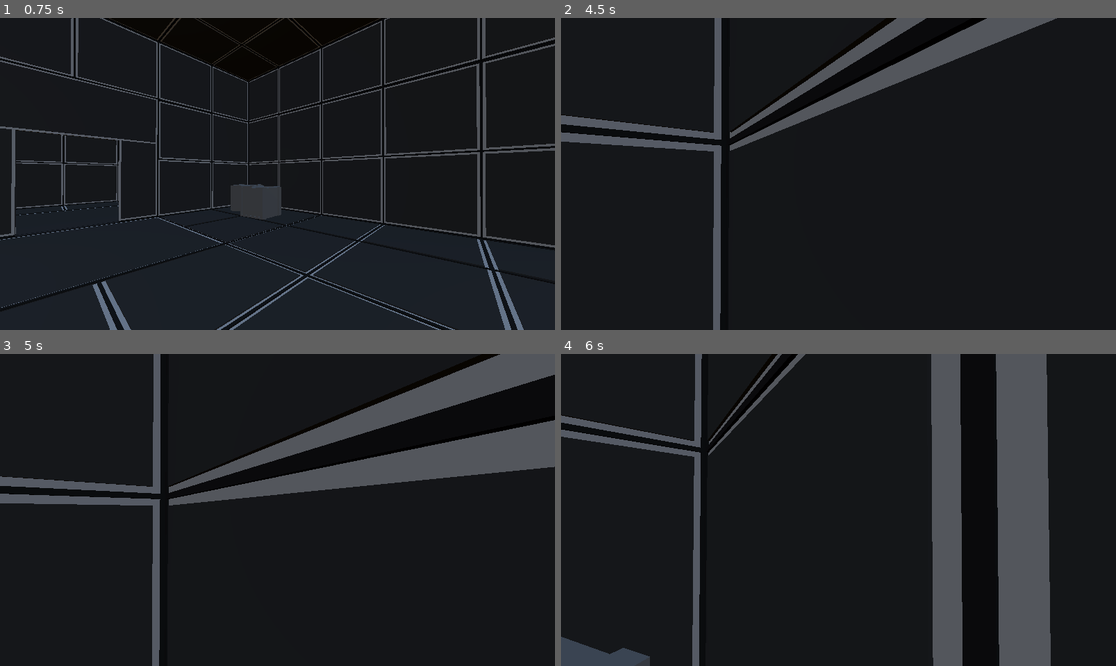
Above: before the commit, frames 1-4 (two rows, left to right).
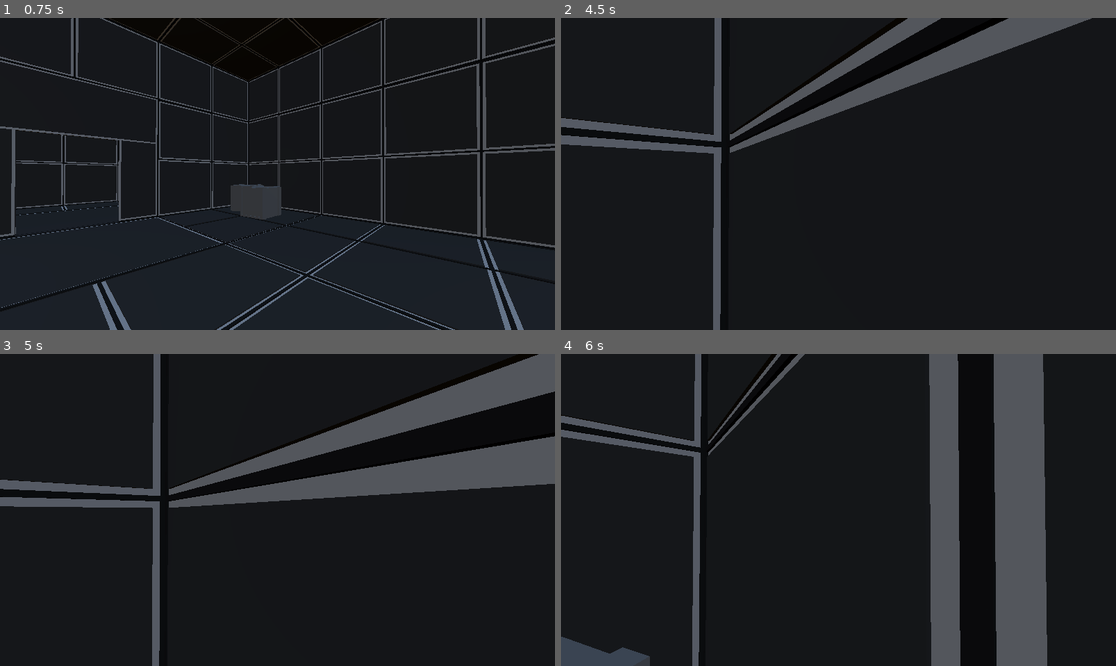
Above: after the commit, the same moments.

Repository: SaschaKreyling/Godot_Portal_Game
Game: Godot game, scene res://scenes/TestScene.tscn
Two runs of this game, one before a commit and one after it. Both use one fixed random seed, a clock stepped at 60 frames per second and the inputs below.
Inputs (mouse positions are in pixels of both pictures, inside the frame that each line leads up to):
- Up to frame 1 (0.75 s): tap Enter at 0.5 s; move the mouse to (305, 174) at 0.52 s; hold W (Forward) from 0.53 s (still down); tap E (Interact) at 0.6 s
- Up to frame 2 (4.5 s): keep holding W (Forward); move the mouse to (810, 174) at 1.27 s; tap F (throw) at 1.35, 2.85, 4.35 s; move the mouse to (849, 167) at 2.02 s; tap E (Interact) at 2.1, 3.6 s; move the mouse to (832, 180) at 2.77 s; move the mouse to (877, 177) at 3.52 s; tap Space (Up) at 4.25 s; move the mouse to (794, 170) at 4.27 s
- Up to frame 3 (5 s): keep holding W (Forward)
- Up to frame 4 (6 s): move the mouse to (844, 510) at 5.02 s; tap E (Interact) at 5.1 s; move the mouse to (816, 503) at 5.77 s; release W (Forward) at 5.78 s; hold D (Right) from 5.78 s (still down); tap F (throw) at 5.85 s

Frame 1 is identical in both runs. In frame 2, 4.5% of the frame differs, in the area x 0-96%, y 0-95%; in frame 3, 9.0%, in the area x 0-100%, y 0-96%; in frame 4, 2.0%.

Commit message:
changed identifier

Diff:
--- a/scenes/TestScene.tscn
+++ b/scenes/TestScene.tscn
@@ -11,7 +11,6 @@
 [node name="Player" parent="." instance=ExtResource("1_0k6th")]
 unique_name_in_owner = true
 transform = Transform3D(-0.710419, 0, 0.703779, 0, 1, 0, -0.703779, 0, -0.710419, 0, 1.52, 0)
-JUMP_VELOCITY = 5.25
 
 [node name="Envoirment" type="Node3D" parent="."]
 
--- a/scenes/button.tscn
+++ b/scenes/button.tscn
@@ -14,6 +14,9 @@
 [sub_resource type="CylinderShape3D" id="CylinderShape3D_dyumm"]
 height = 0.25
 radius = 0.75
+
+[sub_resource type="BoxShape3D" id="BoxShape3D_q2scd"]
+size = Vector3(0.75, 0.1, 1.58)
 
 [node name="Button" type="StaticBody3D"]
 script = ExtResource("1_o4m6b")
@@ -43,5 +46,21 @@
 transform = Transform3D(1, 0, 0, 0, 1, 0, 0, 0, 1, 0, 0.238209, 0)
 shape = SubResource("CylinderShape3D_dyumm")
 
+[node name="Ramp" type="CollisionShape3D" parent="."]
+transform = Transform3D(0.707107, 0.707107, 0, -0.707107, 0.707107, 0, 0, 0, 1, 0.95, -0.05, 0)
+shape = SubResource("BoxShape3D_q2scd")
+
+[node name="Ramp1" type="CollisionShape3D" parent="."]
+transform = Transform3D(-0.707107, -0.707107, -8.74228e-08, -0.707107, 0.707107, 0, 6.18172e-08, 6.18172e-08, -1, -0.95, -0.05, 0)
+shape = SubResource("BoxShape3D_q2scd")
+
+[node name="Ramp2" type="CollisionShape3D" parent="."]
+transform = Transform3D(-3.09086e-08, -3.09086e-08, -1, -0.707107, 0.707107, 0, 0.707107, 0.707107, -4.37114e-08, 0, -0.05, 0.95)
+shape = SubResource("BoxShape3D_q2scd")
+
+[node name="Ramp3" type="CollisionShape3D" parent="."]
+transform = Transform3D(-3.09086e-08, -3.09086e-08, 1, -0.707107, 0.707107, 0, -0.707107, -0.707107, -4.37114e-08, 0, -0.05, -0.95)
+shape = SubResource("BoxShape3D_q2scd")
+
 [connection signal="body_entered" from="ActivationArea" to="." method="_on_activation_area_body_entered"]
 [connection signal="body_exited" from="ActivationArea" to="." method="_on_activation_area_body_exited"]
--- a/scenes/identifier.tscn
+++ b/scenes/identifier.tscn
@@ -4,7 +4,6 @@
 [ext_resource type="Script" path="res://scripts/identifier.gd" id="2_08f5u"]
 
 [sub_resource type="StandardMaterial3D" id="StandardMaterial3D_hoqrr"]
-transparency = 1
 albedo_color = Color(0, 0, 0, 1)
 
 [node name="Identifier" type="Node3D"]
--- a/scenes/level_1.tscn
+++ b/scenes/level_1.tscn
@@ -19,7 +19,7 @@
 [node name="Portal" parent="." node_paths=PackedStringArray("linkedPortal") instance=ExtResource("3_xaqut")]
 transform = Transform3D(1, 0, 0, 0, 1, 0, 0, 0, 1, 6.32, 6.316, 13.25)
 linkedPortal = NodePath("../Portal2")
-linkColor = Color(1, 0, 0, 1)
+linkColor = Color(0.878431, 0, 0.819608, 1)
 
 [node name="Box" parent="." instance=ExtResource("2_tfxtw")]
 transform = Transform3D(0.901651, 0, 0.432463, 0, 1, 0, -0.432463, 0, 0.901651, 7.85761, 0.972196, 6.91966)
@@ -30,12 +30,12 @@
 [node name="Portal2" parent="." node_paths=PackedStringArray("linkedPortal", "buttons") instance=ExtResource("3_xaqut")]
 transform = Transform3D(0.707107, 0, -0.707107, 0, 1, 0, 0.707107, 0, 0.707107, -3, 0.036, 6.5)
 linkedPortal = NodePath("../Portal")
-linkColor = Color(1, 0, 0, 1)
+linkColor = Color(0.878431, 0, 0.819608, 1)
 buttons = [NodePath("../Button")]
 
 [node name="Button" parent="." instance=ExtResource("4_ic7lc")]
 transform = Transform3D(1, 0, 0, 0, 1, 0, 0, 0, 1, 1.58, 0.06, 7.9)
-linkColor = Color(1, 0, 0, 1)
+linkColor = Color(0.879526, 0.000353665, 0.819936, 1)
 
 [node name="Button2" parent="." instance=ExtResource("4_ic7lc")]
 transform = Transform3D(1, 0, 0, 0, 1, 0, 0, 0, 1, -4.57266, 0.0599995, 1.54874)
@@ -45,4 +45,4 @@
 
 [node name="Player" parent="." instance=ExtResource("1_3rsea")]
 unique_name_in_owner = true
-transform = Transform3D(1, 0, 0, 0, 1, 0, 0, 0, 1, 0, 1.50362, 0)
+transform = Transform3D(1, 0, 0, 0, 1, 0, 0, 0, 1, 3.46098, 1.67301, 1.97164)
--- a/scenes/player.tscn
+++ b/scenes/player.tscn
@@ -27,12 +27,3 @@
 
 [node name="pause_menu" parent="Camera3D" instance=ExtResource("4_7orkh")]
 visible = false
-
-[node name="Generic6DOFJoint3D" type="Generic6DOFJoint3D" parent="Camera3D"]
-node_a = NodePath("../StaticBody3D")
-linear_limit_x/enabled = false
-linear_limit_y/enabled = false
-linear_limit_z/enabled = false
-
-[node name="StaticBody3D" type="StaticBody3D" parent="Camera3D"]
-transform = Transform3D(1, 0, 0, 0, 1, 0, 0, 0, 1, 0, 0, -3)
--- a/scenes/portal.tscn
+++ b/scenes/portal.tscn
@@ -112,7 +112,7 @@
 shape = SubResource("BoxShape3D_ik3yv")
 
 [node name="Identifier" parent="." instance=ExtResource("5_4oxvl")]
-transform = Transform3D(0.0684328, 0, -0.0729417, 0, 0.1, 0, 0.0729417, 0, 0.0684328, -1.31469, 2.94749, 0)
+transform = Transform3D(0.0684328, 0, -0.0729417, 0, 0.1, 0, 0.0729417, 0, 0.0684328, 0, 3.5, 0)
 
 [connection signal="body_entered" from="Area3D" to="." method="_on_area_3d_body_entered"]
 [connection signal="body_exited" from="Area3D" to="." method="_on_area_3d_body_exited"]
--- a/scripts/playerController.gd
+++ b/scripts/playerController.gd
@@ -2,7 +2,7 @@
 
 @export_category("PlayerOptions")
 @export var SPEED : float = 5
-@export var JUMP_VELOCITY : float = 4
+@export var JUMP_VELOCITY : float = 5.3
 
 @onready var camera: Camera3D = $Camera3D
 
--- a/scripts/portal.gd
+++ b/scripts/portal.gd
@@ -27,7 +27,7 @@
 	identfier.updateColor(linkColor)
 
 func _on_viewport_resize() -> void:
-	$PortalViewport.size = playerCamera.get_viewport().size * 0.33
+	$PortalViewport.size = playerCamera.get_viewport().size * 0.3
 
 func _process(delta: float) -> void:
 	activated = areAllButtonsActive()
Not shown, changed: assets/Identifier.obj
Not shown: 14 places in assets/MeshLibrarySurroundings.tres that only renumber resources
Not shown: 1 places in scenes/button.tscn that only renumber resources
Not shown, added: workInProgressModels/indicator.vox
